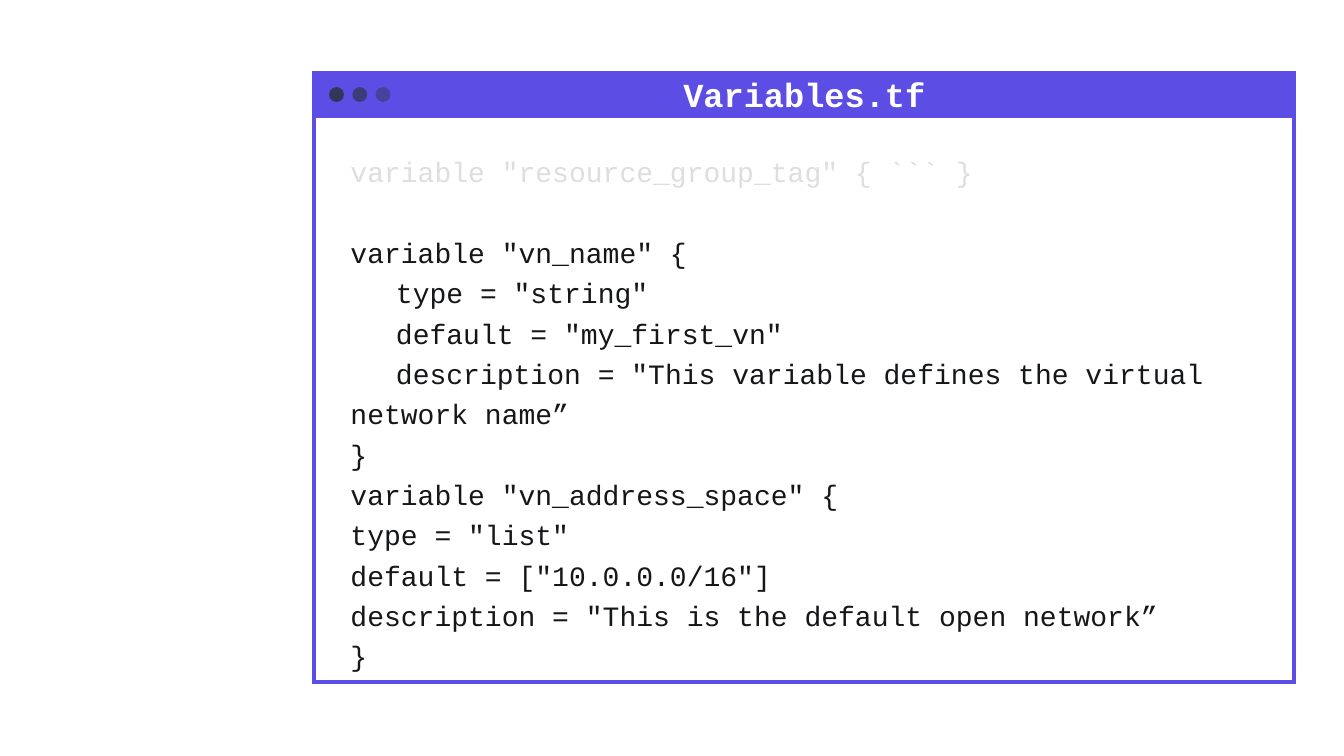
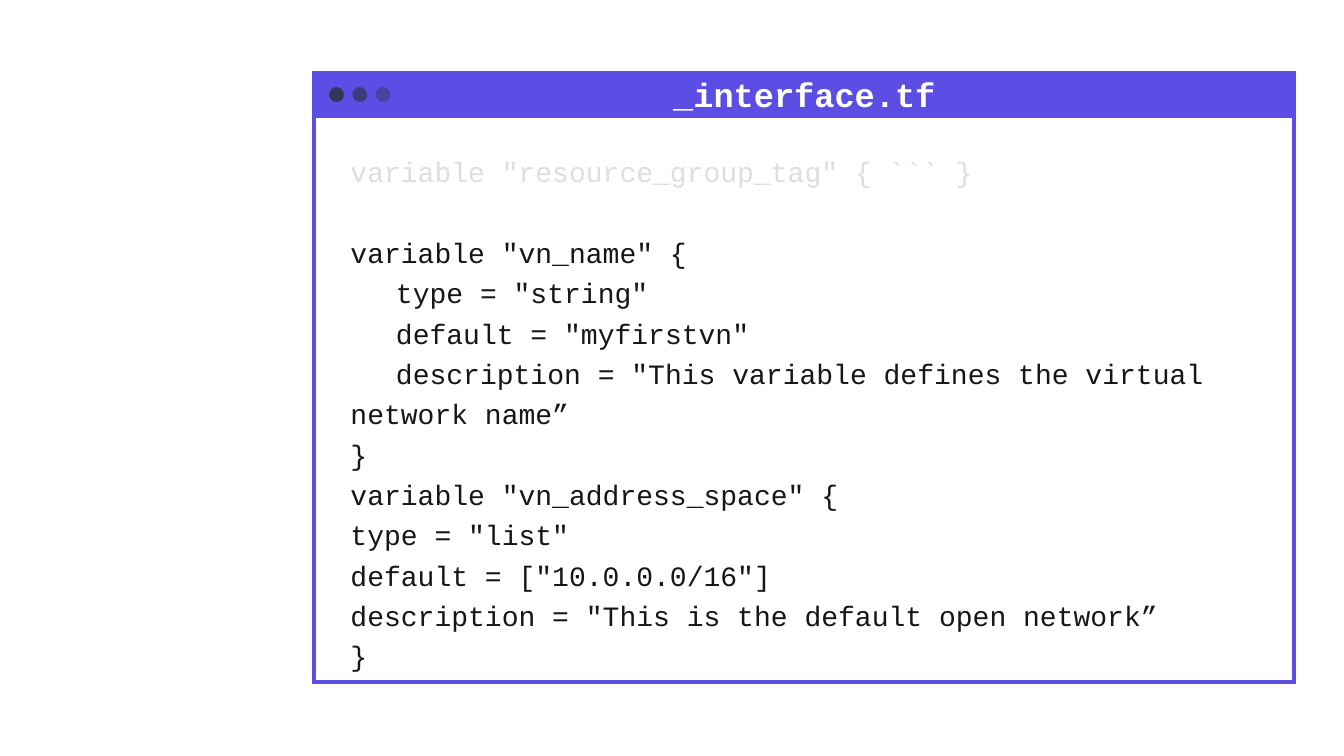
Before and after one commit to grove-mountain/azure-workshop-training, a slide deck: slide 49 of Slides/Azure and Terraform Workshop - Chapter 2.pptx. Drawn at 1344x756 pixels with LibreOffice and Linux fonts; fonts in the diff are those of the drawing; background and template pictures are left out. Boxes give left, top, right and bottom in pixels: in the first picture for what was removed or moved away, otherwise in the second. Text is boxed around its words. In the diff, an @@ line names an element or a change of style, - is before the commit and + after.

```diff
--- a/Slides/Azure and Terraform Workshop - Chapter 2.pptx
+++ b/Slides/Azure and Terraform Workshop - Chapter 2.pptx
@@ text at box(673, 83, 935, 111): text changed @@
-Variables.tf
+_interface.tf
@@ text at box(396, 324, 749, 350): text changed @@
-default = "my_first_vn"
+default = "myfirstvn"
```
Also in this commit, not shown: 7 other slides changed, 10 slides removed, 7 other files.
